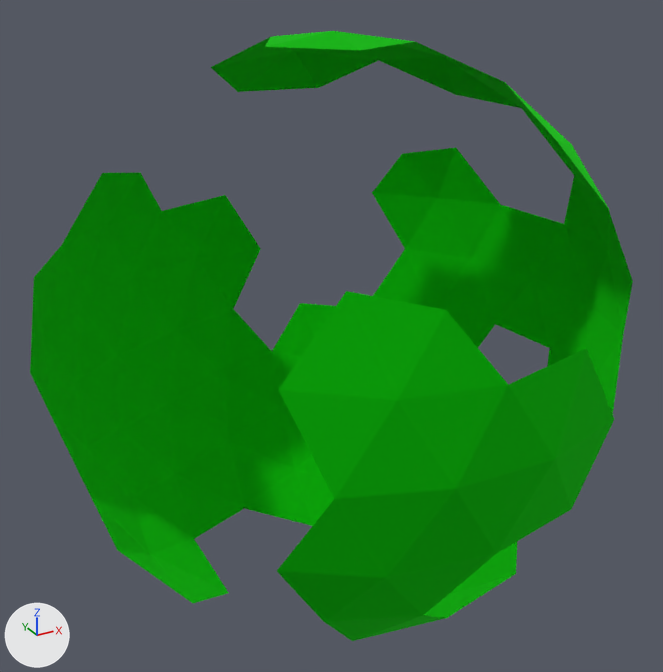
A saved change to the glTF model public/models/planet_nav.glb.
Camera for both pictures: a 50 mm camera at (-37.5, -67.5, 34.2) aimed at (-0.2, 0.5, 0.2). The axes (+X, +Y, +Z) are drawn at lower left. The lights are the same throughout. Vertices at the same position are counted once.

Objects in the first picture: 'planet_nav'.
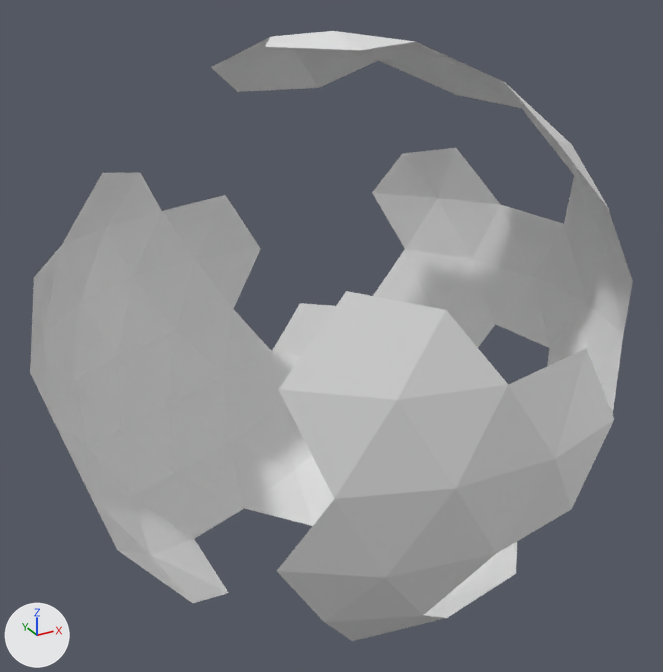
Boxes (x1, y1, x2, y2) around the edits, measured in the pictures (663 x 672 px):
part 1 of me_planet_nav, recoloured (green to grey)
    both: (30, 31, 633, 641)

Diff of the bpy script that builds the scene:
```diff
--- a/public/models/planet_nav.glb.py
+++ b/public/models/planet_nav.glb.py
@@ me_planet_nav @@
 # used by ob_planet_nav; location = (0.0, 0.0, 0.0)
-me_planet_nav.from_pydata(...)  # 113 vertices, 150 faces; spans x -26.1..26.6, y -26.0..27.0, z -25.6..27.0
+me_planet_nav.from_pydata(...)  # 111 vertices, 148 faces; spans x -26.1..26.6, y -26.0..27.0, z -25.6..27.0
+# me_planet_nav part 1: 148 faces spanning x -26.1..26.6, y -26.0..27.0, z -25.6..27.0 switch from mat_planet_grass (green #20d81e) to no material
```
